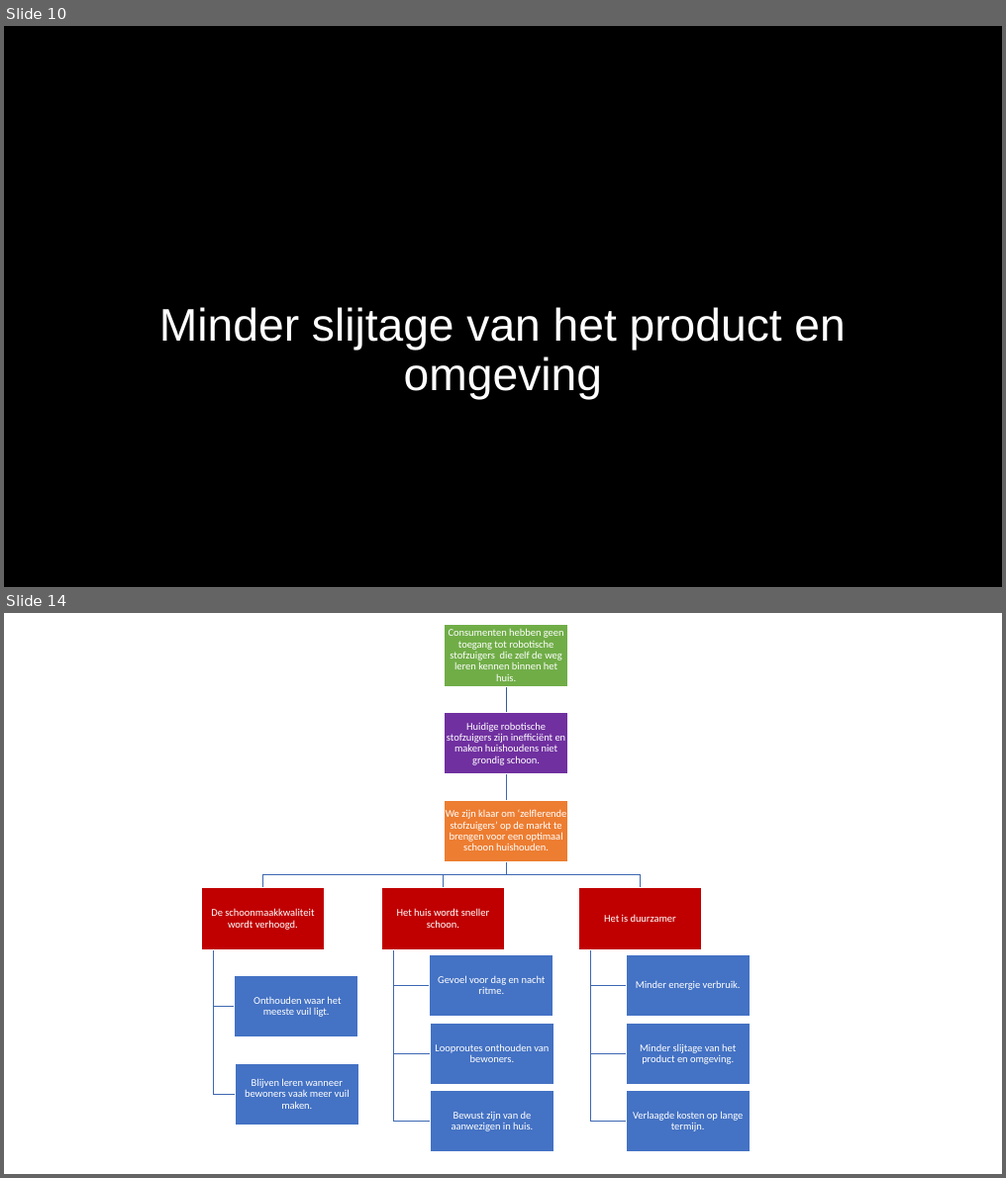
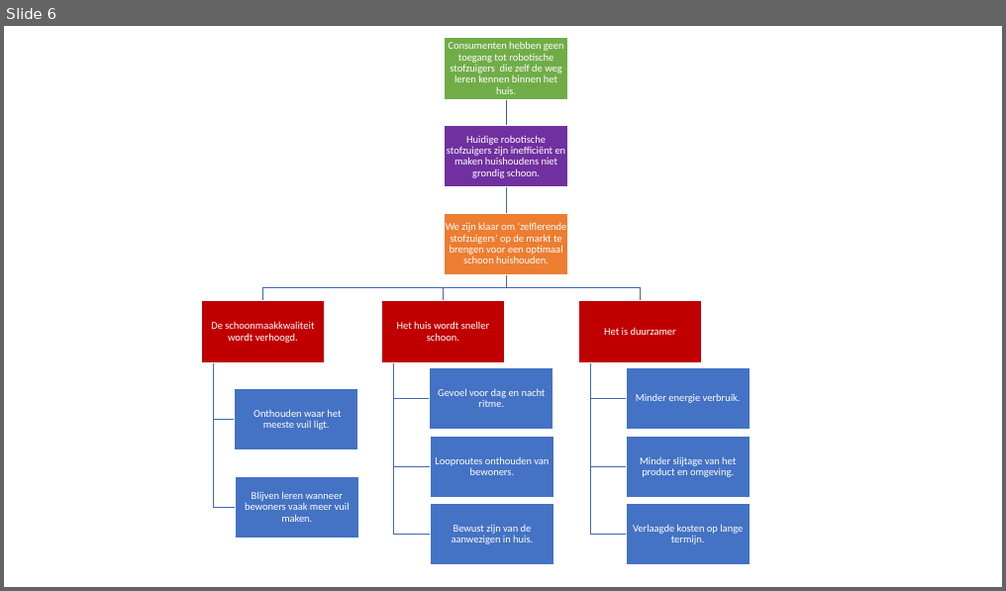
Before and after one commit to WouterNoordhof/NotS-P-Stofzuiger, a slide deck: docs/Presentaties/StoryboardPresentatie.pptx. Shown one above the other, each under a label of ours: slides 10 and 14 before the commit, slide 6 after it; the slides between them are not shown. The pictures are 1006x1178 and 1006x591 pixels, drawn with LibreOffice and Linux fonts; fonts in the diff are those of the drawing; background and template pictures are left out. Boxes give left, top, right and bottom in pixels: in the first picture for what was removed or moved away, otherwise in the second. Text is boxed around its words. In the diff, an @@ line names an element or a change of style, - is before the commit and + after.

```diff
--- a/docs/Presentaties/StoryboardPresentatie.pptx
+++ b/docs/Presentaties/StoryboardPresentatie.pptx
@@ slide 10 removed at (4,26,1002,587), background picture (left out) @@
@@ title removed at (159,307,845,400) @@
-Minder slijtage van het product en omgeving
@@ what was slide 14 is now slide 6 @@
```
Also in this commit, not shown: 5 slides added, 12 other slides removed.
